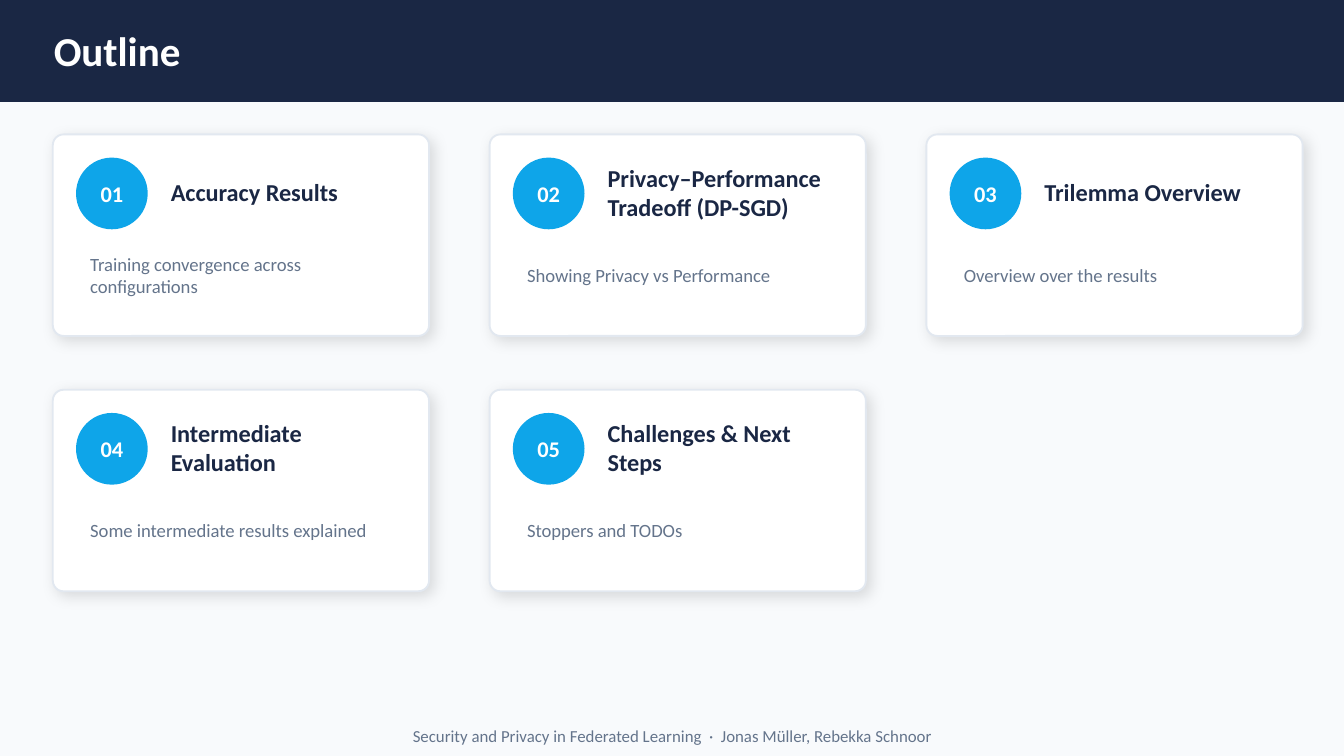
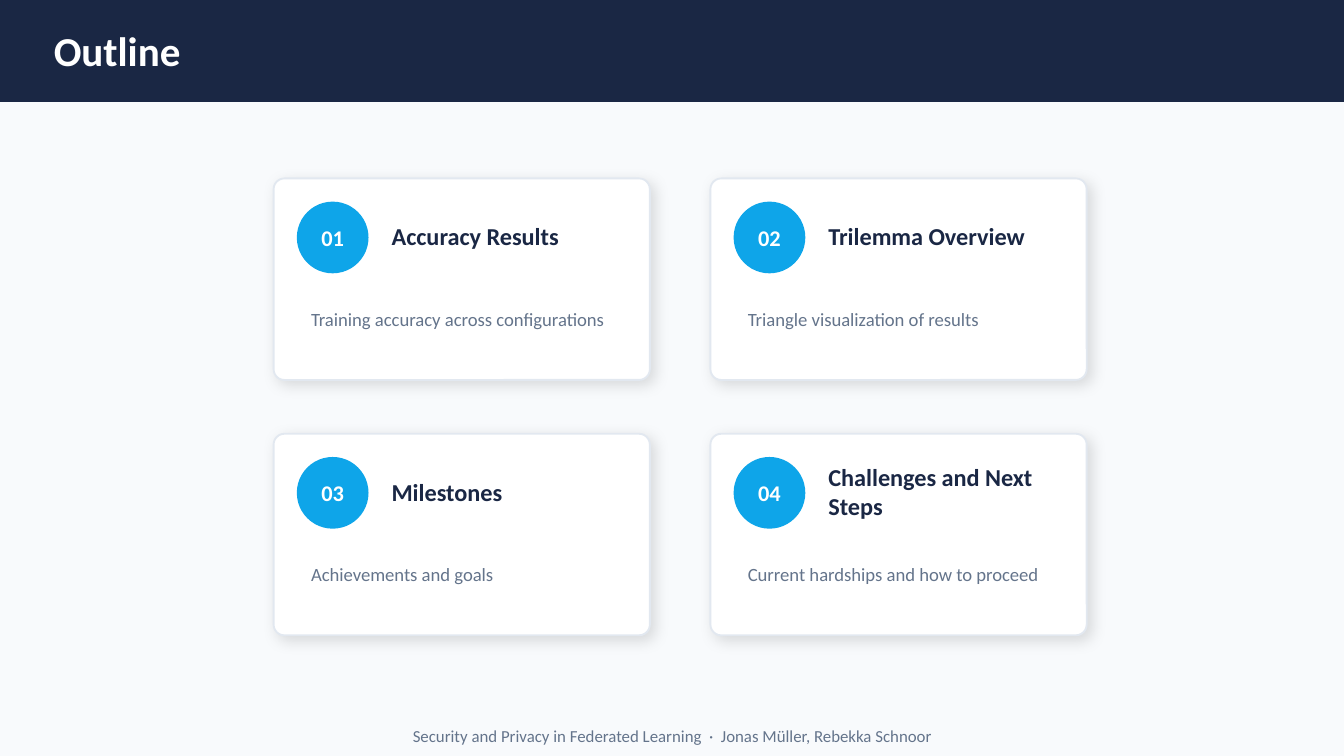
Before and after one commit to r-jschnoor/DPaDS, a slide deck: slide 2 of latex/intermediate-presentation-25-06-2026/intermediate-presentation-25-06-2026.pptx. Drawn at 1344x756 pixels with LibreOffice and Linux fonts; fonts in the diff are those of the drawing. Boxes give left, top, right and bottom in pixels: in the first picture for what was removed or moved away, otherwise in the second. Text is boxed around its words. In the diff, an @@ line names an element or a change of style, - is before the commit and + after.

```diff
--- a/latex/intermediate-presentation-25-06-2026/intermediate-presentation-25-06-2026.pptx
+++ b/latex/intermediate-presentation-25-06-2026/intermediate-presentation-25-06-2026.pptx
@@ rounded rectangle removed at [926, 134, 1302, 336] @@
@@ text removed at [608, 170, 821, 220] @@
-Privacy–Performance Tradeoff (DP-SGD)
@@ ellipse removed at [950, 159, 1020, 228] @@
@@ text "Trilemma Overview": place and size @@
-text "Trilemma Overview" at [1044, 184, 1241, 201]
+text "Trilemma Overview" at [828, 228, 1025, 245]
@@ text removed at [527, 269, 770, 285] @@
-Showing Privacy vs Performance
@@ text removed at [964, 269, 1157, 282] @@
-Overview over the results
@@ text at [311, 313, 604, 329]: text changed @@
-Training convergence across configurations
+Training accuracy across configurations
@@ text added at [748, 313, 978, 329], 10 pt, text #64748B @@
+Triangle visualization of results
@@ text removed at [171, 425, 302, 471] @@
-Intermediate Evaluation
@@ text removed at [537, 442, 560, 457] @@
-05
@@ text "03": place and size @@
-text "03" at [974, 187, 997, 202]
+text "03" at [321, 486, 344, 501]
@@ 4 rounded rectangles, 4 ellipses, 3 texts: place and size @@
-4 rounded rectangles, 4 ellipses, 3 texts at [52, 134, 866, 591]
+4 rounded rectangles, 4 ellipses, 3 texts at [274, 179, 1087, 636]
@@ text "04": place and size @@
-text "04" at [101, 442, 124, 457]
+text "04" at [758, 486, 781, 501]
@@ text at [828, 469, 1032, 519]: text changed @@
-Challenges & Next Steps
+Challenges and Next Steps
@@ text added at [392, 484, 503, 501], 13 pt, text #1A2744, bold @@
+Milestones
@@ text removed at [90, 524, 366, 540] @@
-Some intermediate results explained
@@ text added at [311, 568, 493, 584], 10 pt, text #64748B @@
+Achievements and goals
@@ text at [748, 568, 1038, 584]: text changed @@
-Stoppers and TODOs
+Current hardships and how to proceed
```
Also in this commit, not shown: 14 other slides changed, 2 slides added, 1 slide removed, 39 other files.
